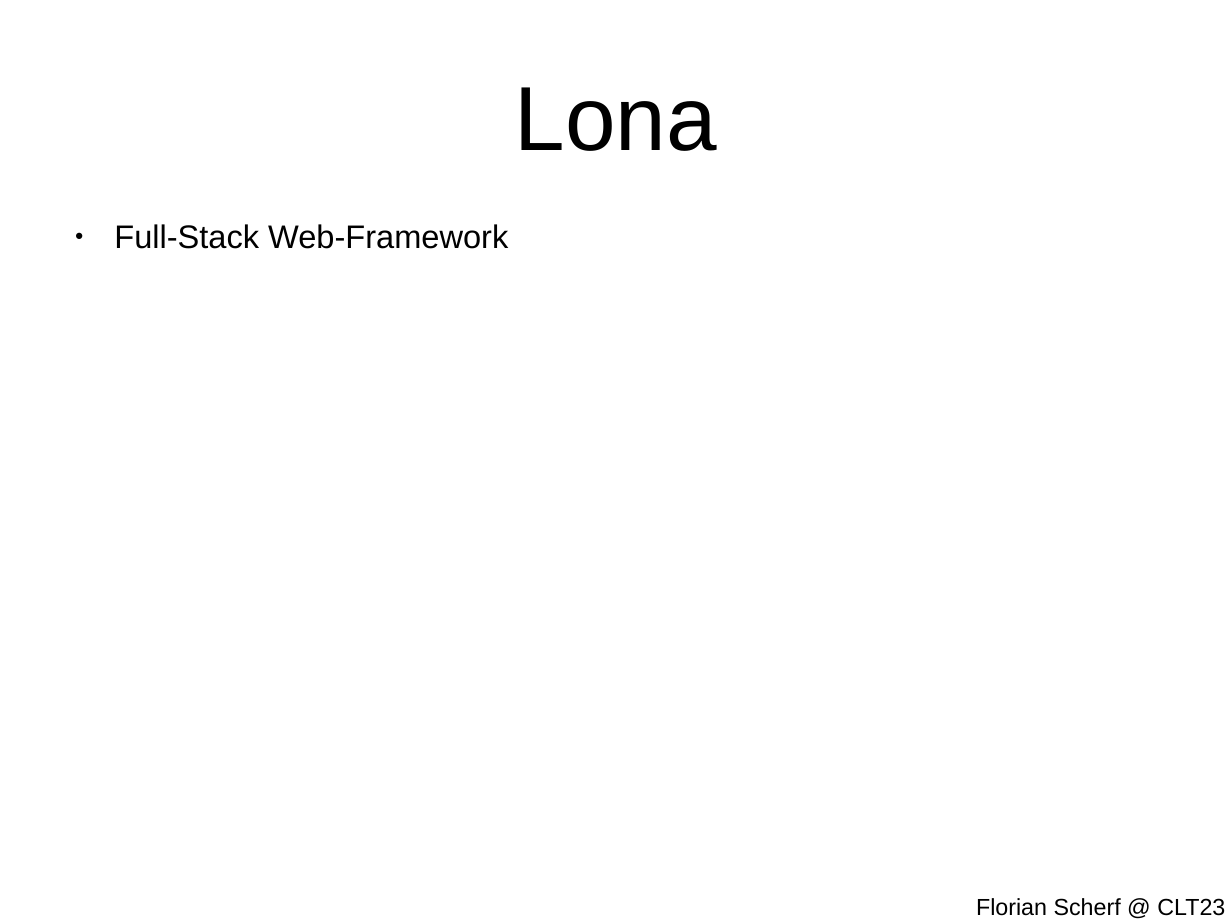
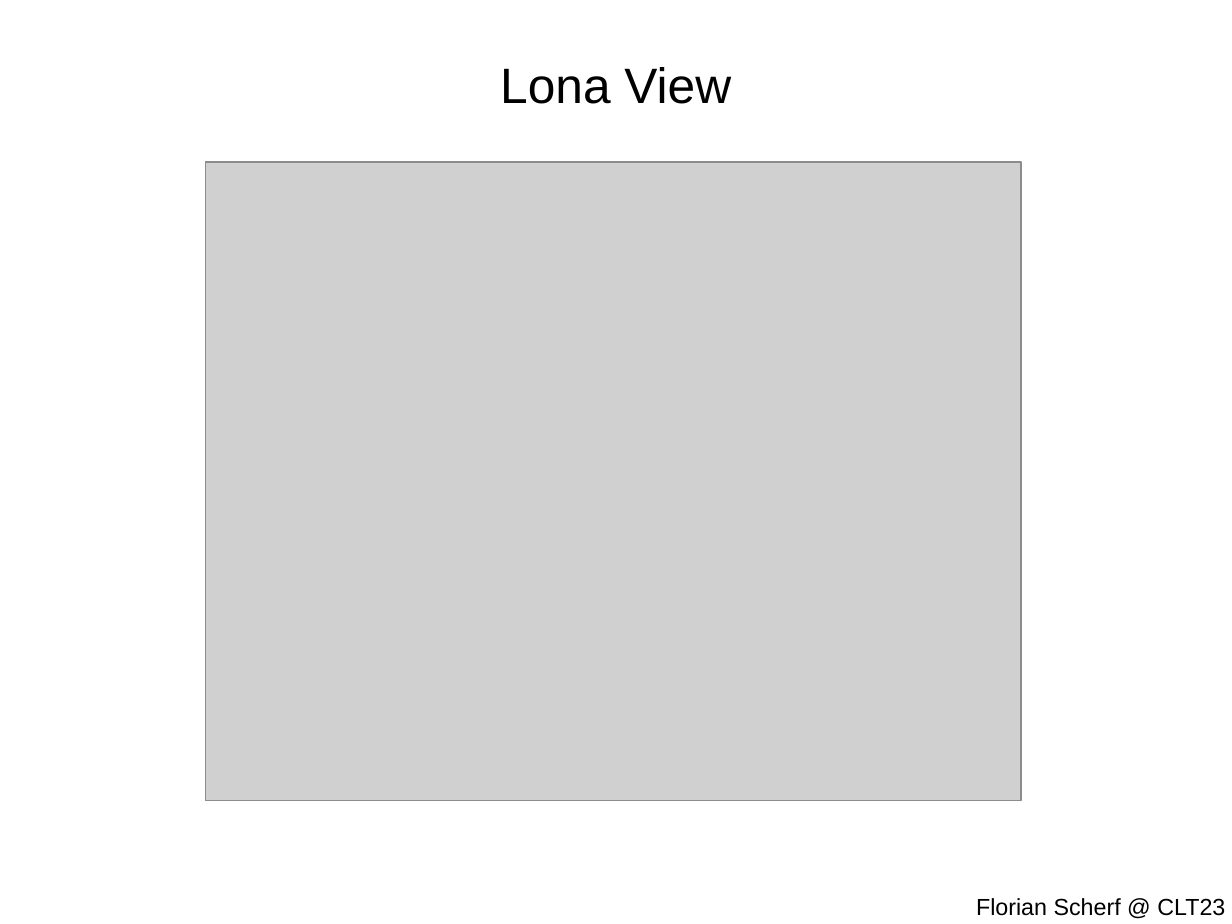
Before and after one commit to lona-web-org/presentations, a slide deck: slide 21 of clt23/slides.odp (slide 7 before the commit). Drawn at 1232x924 pixels with LibreOffice and Linux fonts; fonts in the diff are those of the drawing; grey boxes stand for pictures. Boxes give left, top, right and bottom in pixels: in the first picture for what was removed or moved away, otherwise in the second. Text is boxed around its words. In the diff, an @@ line names an element or a change of style, - is before the commit and + after.

```diff
--- a/clt23/slides.odp
+++ b/clt23/slides.odp
@@ title at (500, 67, 731, 104): text changed; size 58.6 to 32 pt @@
-Lona
+Lona View
@@ picture added at (206, 162, 1022, 802) @@
@@ text removed at (114, 224, 508, 249) @@
-● Full-Stack Web-Framework
```
Also in this commit, not shown: 5 other slides changed, 18 slides added, 1 slide removed, 27 other files.
